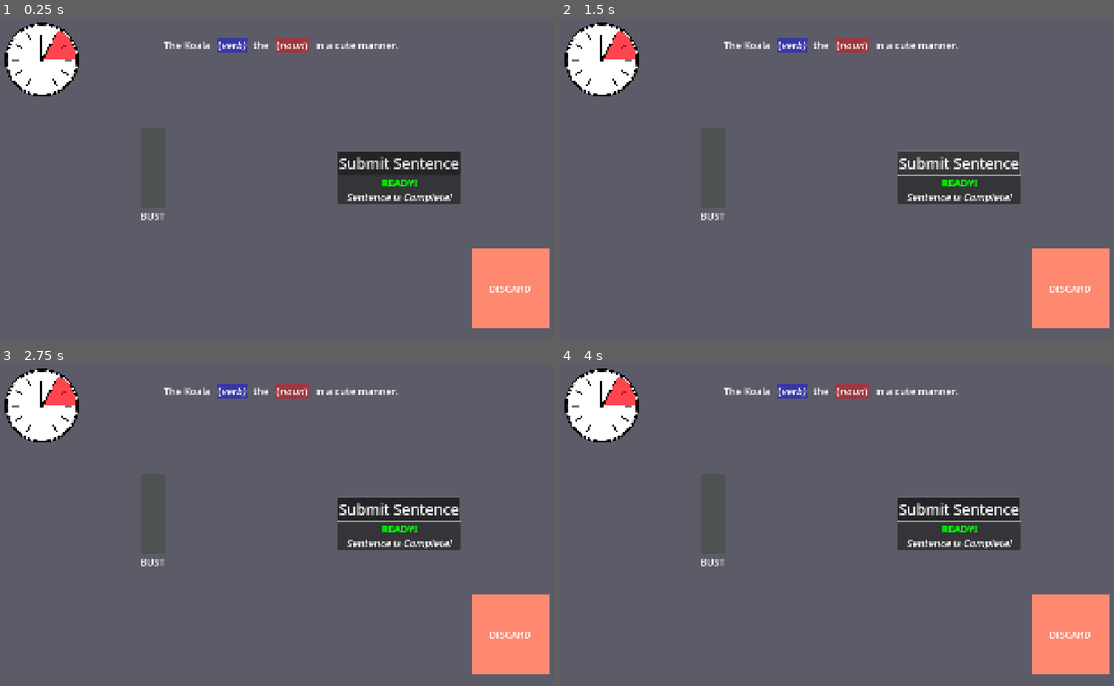
Above: before the commit, frames 1-4 (two rows, left to right).
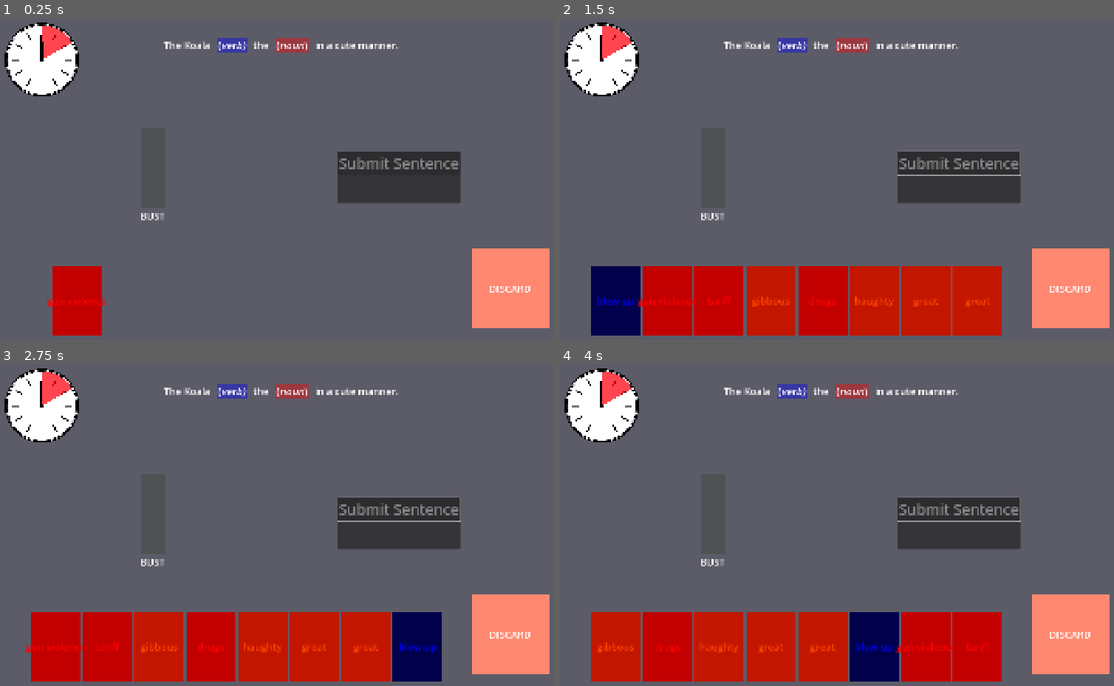
Above: after the commit, the same moments.

Repository: my-koala/PhilBuster
Game: Godot game, scene res://assets/main.tscn
Two runs of this game, one before a commit and one after it. Both use one fixed random seed, a clock stepped at 60 frames per second and the inputs below.
Inputs (mouse positions are in pixels of both pictures, inside the frame that each line leads up to):
- Up to frame 1 (0.25 s): no input
- Up to frame 2 (1.5 s): click (792, 43) at 0.52 s; click (958, 162) at 1.25 s, where only the run before the commit has a clickable "Submit Sentence"
- Up to frame 3 (2.75 s): click (55, 647) at 2 s, where only the run after the commit has a clickable "blow up"
- Up to frame 4 (4 s): click (615, 647) at 2.75 s, where only the run after the commit has a clickable "gun violence"; click (615, 647) at 3.5 s, where only the run after the commit has a clickable "tariff"

The runs differ from the first frame. In frame 1, 3.1% of the frame differs, in the area x 7-84%, y 2-99%; in frame 2, 17%, in the area x 5-84%, y 2-99%; in frame 3, 17%; in frame 4, 17%.
Error before the commit: Parse Error: Identifier "_game_stats" not declared in the current scope. (res://scripts/game.gd:41)

Commit message:
theoretically hooked up

Diff:
--- a/assets/main.tscn
+++ b/assets/main.tscn
@@ -13,25 +13,17 @@
 [ext_resource type="Resource" uid="uid://dusjxnka07qjv" path="res://assets/card/info/modifier/adjective/great.tres" id="9_isq2i"]
 [ext_resource type="Resource" uid="uid://dnhuwght5anxd" path="res://assets/card/info/modifier/adjective/haughty.tres" id="10_pd2c5"]
 [ext_resource type="PackedScene" uid="uid://ce5ej8armma4y" path="res://assets/session/session.tscn" id="13_h4xlo"]
+[ext_resource type="PackedScene" uid="uid://m0dkott85qmk" path="res://assets/shop/shop.tscn" id="14_vvw4a"]
 
-[node name="main" type="Node"]
-
-[node name="game" type="Node" parent="."]
+[node name="game" type="Node"]
 script = ExtResource("2_tkxyu")
 default_deck = Array[ExtResource("2_km2eh")]([ExtResource("3_wpieh"), ExtResource("4_ul5qt"), ExtResource("5_2rvxm"), E …(192 unchanged characters)…
 
-[node name="card_library" type="Node" parent="game"]
+[node name="card_library" type="Node" parent="."]
 script = ExtResource("1_ujfqy")
 base_card_path = "res://assets/card"
 
-[node name="session" parent="game" instance=ExtResource("13_h4xlo")]
+[node name="session" parent="." instance=ExtResource("13_h4xlo")]
 
-[node name="shop" type="Control" parent="."]
+[node name="shop" parent="." instance=ExtResource("14_vvw4a")]
 visible = false
-layout_mode = 3
-anchors_preset = 15
-anchor_right = 1.0
-anchor_bottom = 1.0
-grow_horizontal = 2
-grow_vertical = 2
-mouse_filter = 2
--- a/assets/shop/shop.tscn
+++ b/assets/shop/shop.tscn
@@ -1,7 +1,6 @@
-[gd_scene load_steps=9 format=3 uid="uid://m0dkott85qmk"]
+[gd_scene load_steps=8 format=3 uid="uid://m0dkott85qmk"]
 
 [ext_resource type="Script" uid="uid://d23kpmtei5n5y" path="res://scripts/shop/flow_coordinator.gd" id="1_joqlw"]
-[ext_resource type="Script" uid="uid://bjvyiulweseaw" path="res://scripts/card/card_library.gd" id="1_kuxa5"]
 [ext_resource type="PackedScene" uid="uid://boskellw4qds0" path="res://assets/shop/menu_view.tscn" id="1_v8g57"]
 [ext_resource type="Texture2D" uid="uid://m6n0tx1hfr6h" path="res://assets/shop/temp_background.png" id="3_lxv6y"]
 [ext_resource type="Script" uid="uid://b6ieeq5ts4te2" path="res://scripts/shop/shop_view.gd" id="4_k4ejo"]
@@ -18,11 +17,6 @@
 font_size = 61
 
 [node name="shop" type="CanvasLayer"]
-
-[node name="card_library" type="Node" parent="."]
-script = ExtResource("1_kuxa5")
-base_card_path = "res://assets/card"
-metadata/_custom_type_script = ExtResource("1_kuxa5")
 
 [node name="flow_coordinator" type="Control" parent="." node_paths=PackedStringArray("root_view", "back_button")]
 layout_mode = 3
--- a/scripts/game.gd
+++ b/scripts/game.gd
@@ -38,8 +38,8 @@
 
 	# Initialize card deck.
 	for card_info: CardInfo in default_deck:
-		if !_game_stats.deck_is_full():
-			_game_stats.deck_append(card_info)
+		if !game_stats.deck_is_full():
+			game_stats.deck_append(card_info)
 
 	_session.start_session(game_stats)
 
--- a/scripts/session/session.gd
+++ b/scripts/session/session.gd
@@ -1,6 +1,8 @@
 @tool
 extends Control
 class_name Session
+
+signal session_finished(success: bool)
 
 #const SENTENCE_LOADER: SentenceLoader = preload("res://assets/sentences/sentence_loader.tres") as SentenceLoader
 
--- a/scripts/shop/shop_view.gd
+++ b/scripts/shop/shop_view.gd
@@ -11,6 +11,7 @@
 var purchase_text: Label = $"purchase_container/label"
 
 var _game: Game
+var _session: Session
 var _card_library : CardLibrary
 var _game_stats : GameStats
 
@@ -22,13 +23,24 @@
 
 func _ready() -> void:
 	_game = get_tree().current_scene as Game
+	_session = get_tree().current_scene.find_child("session") as Session
+	if is_instance_valid(_game):
+		_card_library = _game.card_library
+		_game_stats = _game.game_stats
 
-	if !is_instance_valid(_game):
-		print("Game is null; assuming we are running the shop scene directly")
+	purchase_container.mouse_entered.connect(_on_purchase_container_entered)
+	purchase_container.mouse_exited.connect(_on_purchase_container_exited)
+	_session.session_finished.connect(_on_session_finished)
+
+func reset_shop() -> void:
+	if is_instance_valid(_game):
+		_card_library = _game.card_library
+		_game_stats = _game.game_stats
+	else:
 		return
 
-	_card_library = _game.card_library
-	_game_stats = _game.game_stats
+	for child: Control in shop_container.get_children():
+		child.queue_free()
 
 	for i: int in range(6):
 		var card_instance: CardInstance = CARD_INSTANCE.instantiate() as CardInstance
@@ -39,8 +51,12 @@
 
 		shop_container.add_child(card_instance)
 
-	purchase_container.mouse_entered.connect(_on_purchase_container_entered)
-	purchase_container.mouse_exited.connect(_on_purchase_container_exited)
+func _on_session_finished(success: bool) -> void:
+	if !success:
+		return
+
+	visible = true
+	reset_shop()
 
 func _on_purchase_container_entered() -> void:
 	purchase_container.modulate.a = 0.75
Not shown: 1 places in assets/main.tscn that only renumber resources
